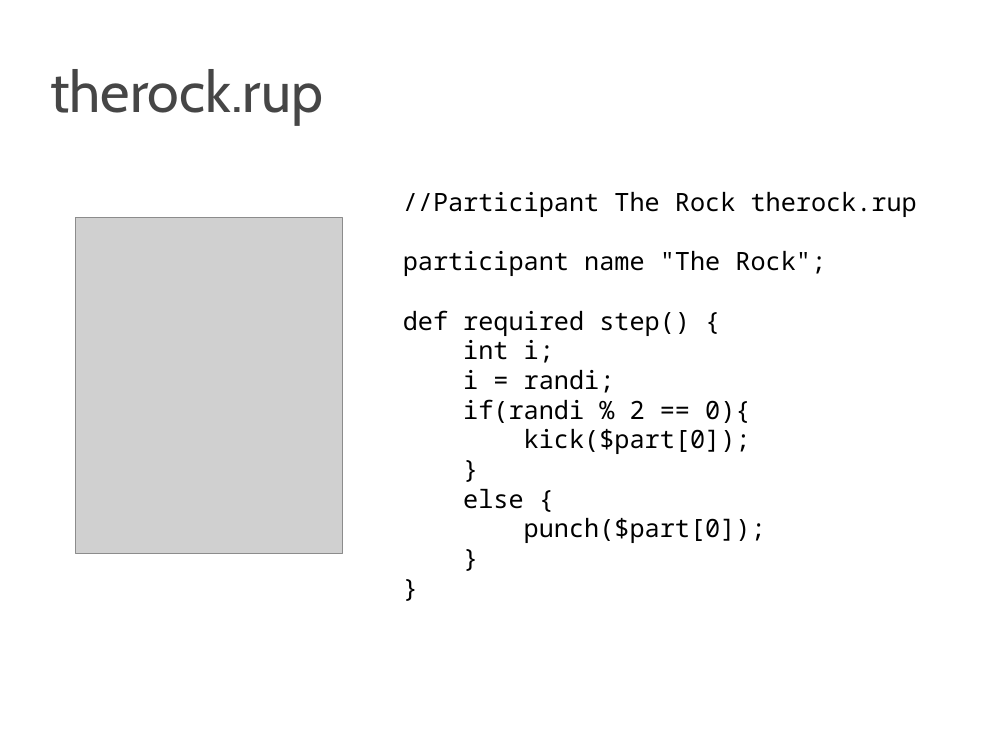
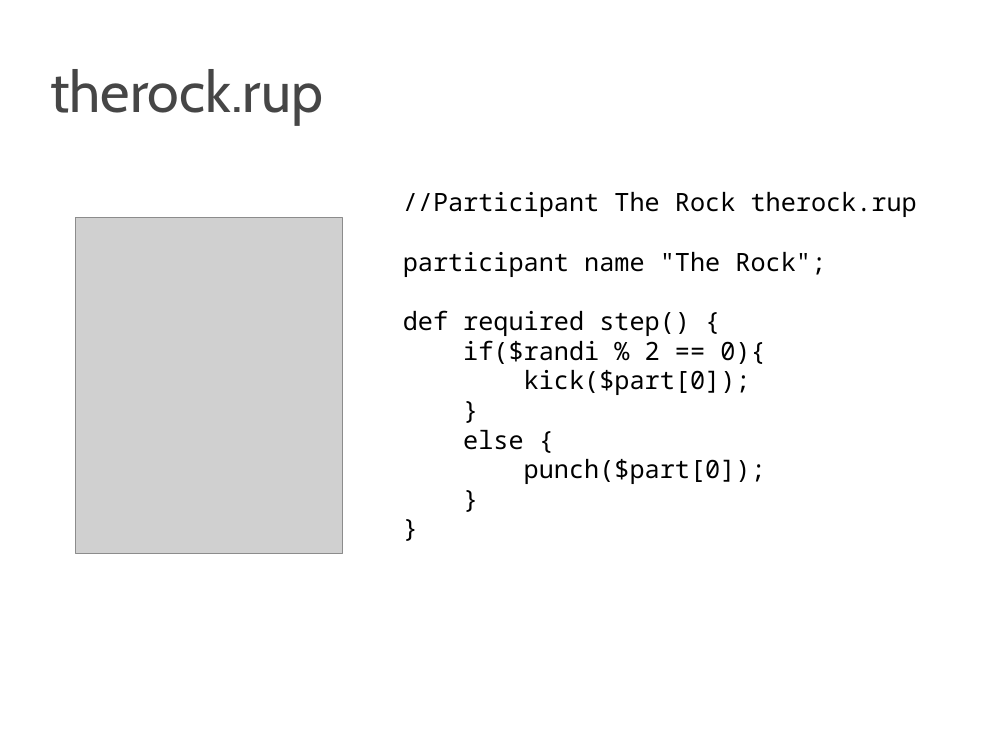
Before and after one commit to dcoli/plt4115, a slide deck: slide 6 of src/compiler/doc/rumble.ppt. Drawn at 1008x756 pixels with LibreOffice and Linux fonts; fonts in the diff are those of the drawing; grey boxes stand for pictures. Boxes give left, top, right and bottom in pixels: in the first picture for what was removed or moved away, otherwise in the second. Text is boxed around its words. In the diff, an @@ line names an element or a change of style, - is before the commit and + after.

Commit message:
Fixed the code in the rock slide

```diff
--- a/src/compiler/doc/rumble.ppt
+++ b/src/compiler/doc/rumble.ppt
@@ text at <box>403,192,917,484</box>: text changed @@
-//Participant The Rock therock.rup
-participant name "The Rock";
-def required step() {
-int i;
-i = randi;
-if(randi % 2 == 0){
-kick($part[0]);
-}
-else {
-punch($part[0]);
-}
-}
+//Participant The Rock therock.rup
+participant name "The Rock";
+def required step() {
+if($randi % 2 == 0){
+kick($part[0]);
+}
+else {
+punch($part[0]);
+}
+}
```
Also in this commit, not shown: 1 other slide changed.
